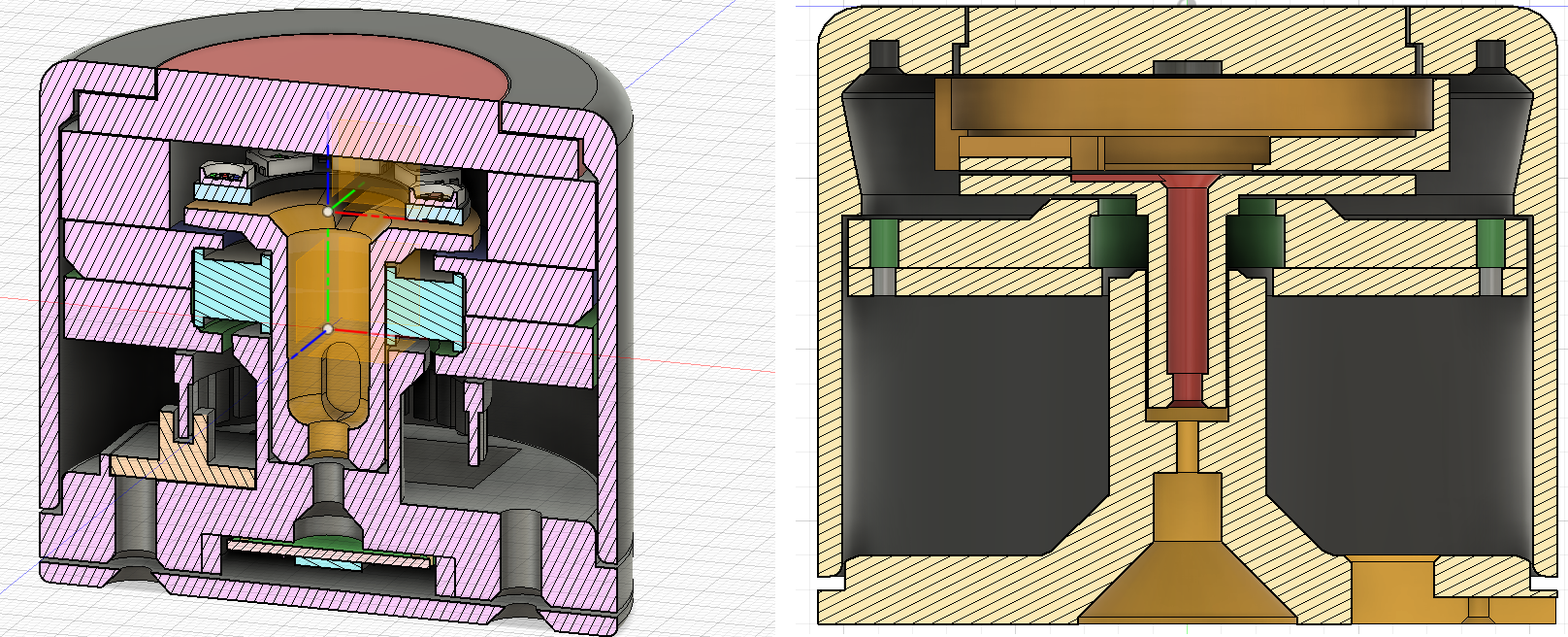
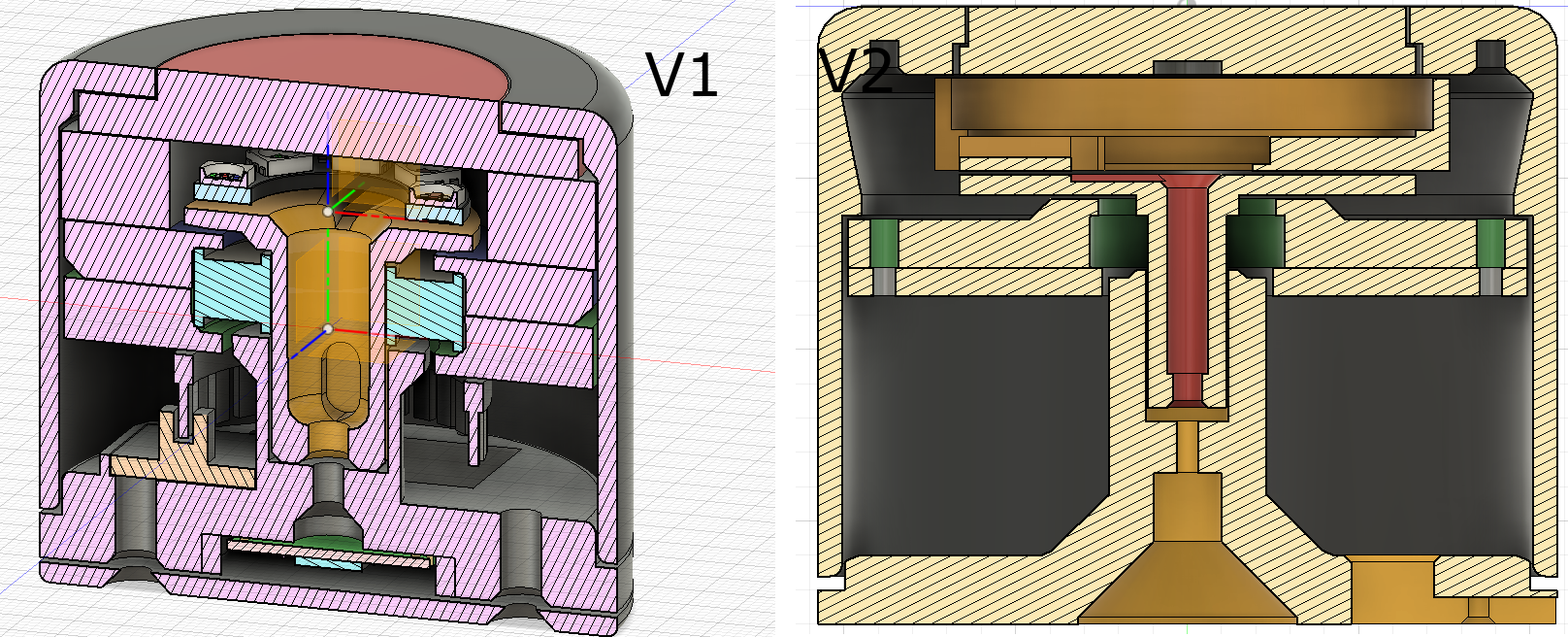
Comparing the layer stacks of the two 1568×637 images. Changes:
added layer "V2" above "V1" over 818, 47, 893, 93
added layer "V1" above "cut_view_v2_1.PNG" over 644, 52, 718, 97
